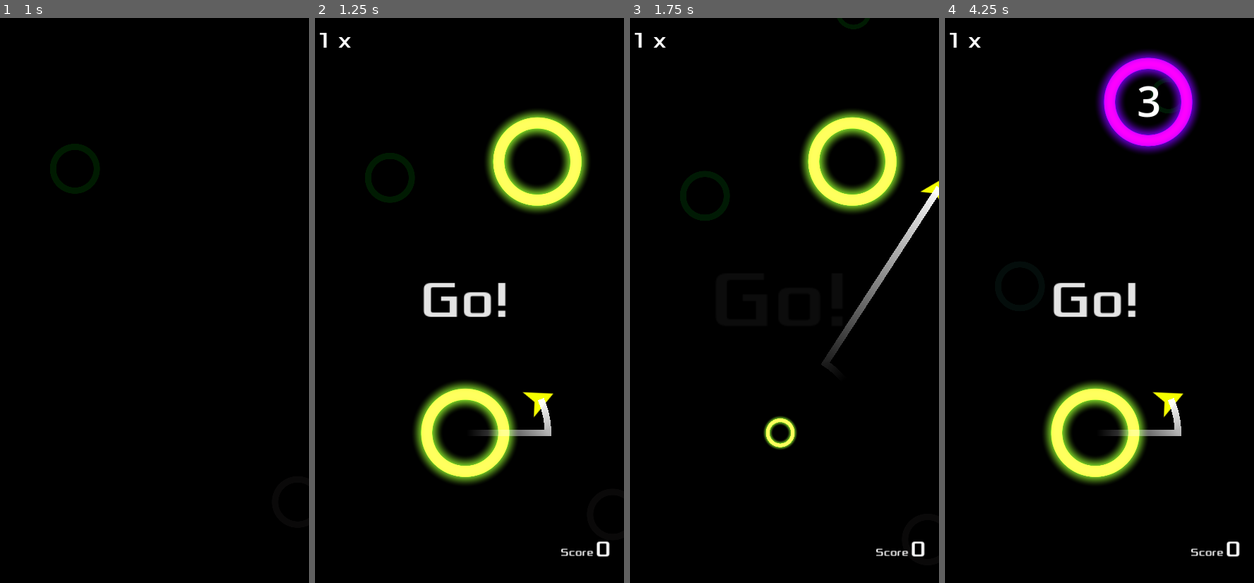
Above: before the commit, frames 1-4 (left to right).
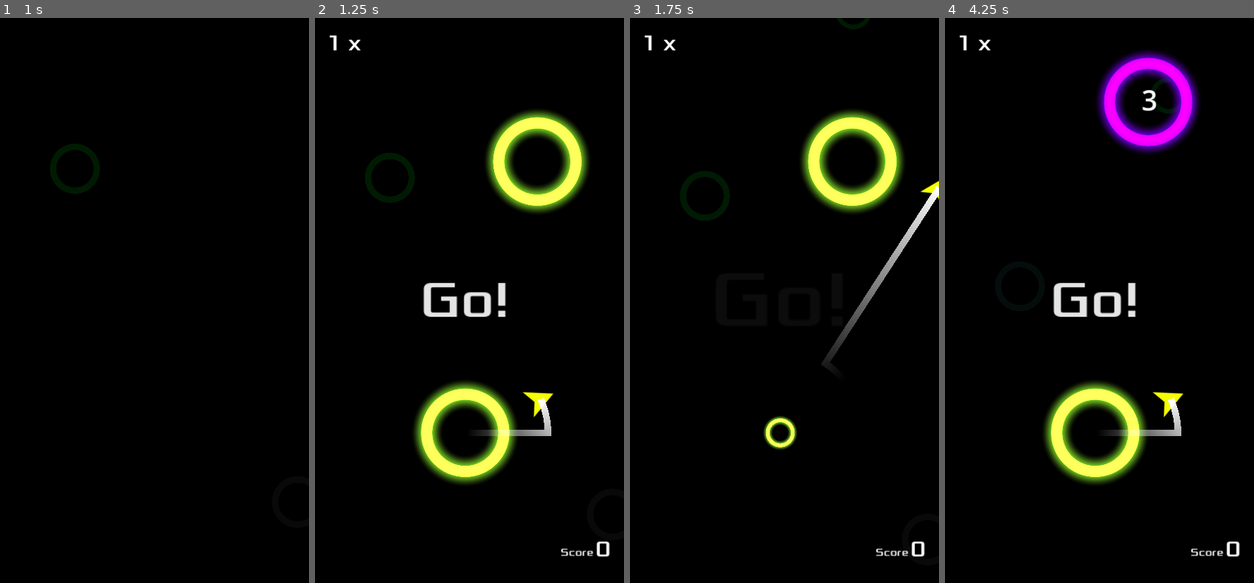
Above: after the commit, the same moments.

Repository: jrenato/circle_jump
Game: Godot game, scene res://Game/main.tscn
Same seed, same stepped clock (60 frames per second), same inputs: the game is played once before the commit and once after it. Sound files missing from this copy of the repository are replaced by a short silence.
Inputs (mouse positions are in pixels of both pictures, inside the frame that each line leads up to):
- Up to frame 1 (1 s): click "Start" at 0.5 s
- Up to frame 2 (1.25 s): no input
- Up to frame 3 (1.75 s): tap Enter at 1.25 s; move the mouse to (849, 272) at 1.27 s; hold Right (ui_right) from 1.28 s (still down); hold Ctrl from 1.28 s (still down); click (849, 272) at 1.42 s
- Up to frame 4 (4.25 s): release Right (ui_right) at 2 s; release Ctrl at 2 s; drag from (1031, 328) to (1167, 159) at 2.02 s; move the mouse to (1127, 176) at 2.77 s; hold Right (ui_right) 2.78-3.5 s; tap Z at 2.85 s; click "Retry" at 3.5 s

Frame 1 is identical in both runs. In frame 2, 0.2% of the frame differs, in the area x 1-15%, y 2-6%; in frame 3, 0.2%; in frame 4, 0.4%, in the area x 1-70%, y 2-18%.

Commit message:
Improved score and bonus display

Diff:
--- a/GUI/HUD/hud.gd
+++ b/GUI/HUD/hud.gd
@@ -1,4 +1,11 @@
 extends Control
+
+var score: int:
+	set(value):
+		score = value
+		tween_step(value)
+
+var score_tween: Tween
 
 @onready var score_box: MarginContainer = %ScoreBox
 @onready var score_label: Label = %ScoreLabel
@@ -15,8 +22,18 @@
 	message_animation_player.play("show_message")
 
 
-func update_score(score: int) -> void:
-	score_label.text = str(score)
+func update_score(current_score: int, added_score: int) -> void:
+	score = current_score
+	if score_tween:
+		score_tween.kill()
+	score_tween = create_tween()
+	score_tween.tween_property(self, "score", added_score, 0.25)\
+		.set_trans(Tween.TRANS_LINEAR)\
+		.set_ease(Tween.EASE_IN_OUT)
+
+
+func tween_step(value: int):
+	score_label.text = str(value)
 
 
 func update_bonus(bonus: int) -> void:
--- a/GUI/HUD/hud.tscn
+++ b/GUI/HUD/hud.tscn
@@ -10,9 +10,13 @@
 [sub_resource type="LabelSettings" id="LabelSettings_l2qto"]
 font = ExtResource("1_jrovp")
 
+[sub_resource type="LabelSettings" id="LabelSettings_hx230"]
+font = ExtResource("1_jrovp")
+font_size = 32
+
 [sub_resource type="LabelSettings" id="LabelSettings_nrd11"]
 font = ExtResource("1_jrovp")
-font_size = 32
+font_size = 64
 
 [sub_resource type="Animation" id="Animation_708op"]
 length = 0.001
@@ -51,59 +55,6 @@
 "transitions": PackedFloat32Array(1),
 "update": 0,
 "values": [Vector2(1, 1)]
-}
-tracks/3/type = "value"
-tracks/3/imported = false
-tracks/3/enabled = true
-tracks/3/path = NodePath("BonusLabel:label_settings:font_color")
-tracks/3/interp = 1
-tracks/3/loop_wrap = true
-tracks/3/keys = {
-"times": PackedFloat32Array(0),
-"transitions": PackedFloat32Array(1),
-"update": 0,
-"values": [Color(1, 1, 1, 1)]
-}
-tracks/4/type = "value"
-tracks/4/imported = false
-tracks/4/enabled = true
-tracks/4/path = NodePath("BonusLabel:scale")
-tracks/4/interp = 1
-tracks/4/loop_wrap = true
-tracks/4/keys = {
-"times": PackedFloat32Array(0),
-"transitions": PackedFloat32Array(1),
-"update": 0,
-"values": [Vector2(1, 1)]
-}
-
-[sub_resource type="Animation" id="Animation_w2wex"]
-resource_name = "bonus"
-length = 0.15
-step = 0.01
-tracks/0/type = "value"
-tracks/0/imported = false
-tracks/0/enabled = true
-tracks/0/path = NodePath("BonusLabel:label_settings:font_color")
-tracks/0/interp = 1
-tracks/0/loop_wrap = true
-tracks/0/keys = {
-"times": PackedFloat32Array(0, 0.07, 0.15),
-"transitions": PackedFloat32Array(1, 1, 1),
-"update": 0,
-"values": [Color(1, 1, 1, 1), Color(1, 0, 0, 1), Color(1, 1, 1, 1)]
-}
-tracks/1/type = "value"
-tracks/1/imported = false
-tracks/1/enabled = true
-tracks/1/path = NodePath("BonusLabel:scale")
-tracks/1/interp = 1
-tracks/1/loop_wrap = true
-tracks/1/keys = {
-"times": PackedFloat32Array(0, 0.07, 0.15),
-"transitions": PackedFloat32Array(1, 1, 1),
-"update": 0,
-"values": [Vector2(1, 1), Vector2(1.5, 1.5), Vector2(1, 1)]
 }
 
 [sub_resource type="Animation" id="Animation_k6gf0"]
@@ -178,9 +129,70 @@
 [sub_resource type="AnimationLibrary" id="AnimationLibrary_g3pj3"]
 _data = {
 "RESET": SubResource("Animation_708op"),
-"bonus": SubResource("Animation_w2wex"),
 "init": SubResource("Animation_k6gf0"),
 "show_message": SubResource("Animation_uca6p")
+}
+
+[sub_resource type="Animation" id="Animation_v5lik"]
+length = 0.001
+tracks/0/type = "value"
+tracks/0/imported = false
+tracks/0/enabled = true
+tracks/0/path = NodePath("BonusLabel:label_settings:font_color")
+tracks/0/interp = 1
+tracks/0/loop_wrap = true
+tracks/0/keys = {
+"times": PackedFloat32Array(0),
+"transitions": PackedFloat32Array(1),
+"update": 0,
+"values": [Color(1, 1, 1, 1)]
+}
+tracks/1/type = "value"
+tracks/1/imported = false
+tracks/1/enabled = true
+tracks/1/path = NodePath("BonusLabel:scale")
+tracks/1/interp = 1
+tracks/1/loop_wrap = true
+tracks/1/keys = {
+"times": PackedFloat32Array(0),
+"transitions": PackedFloat32Array(1),
+"update": 0,
+"values": [Vector2(1, 1)]
+}
+
+[sub_resource type="Animation" id="Animation_wamif"]
+resource_name = "bonus"
+length = 0.3
+step = 0.01
+tracks/0/type = "value"
+tracks/0/imported = false
+tracks/0/enabled = true
+tracks/0/path = NodePath("BonusLabel:label_settings:font_color")
+tracks/0/interp = 1
+tracks/0/loop_wrap = true
+tracks/0/keys = {
+"times": PackedFloat32Array(0, 0.15, 0.3),
+"transitions": PackedFloat32Array(1, 1, 1),
+"update": 0,
+"values": [Color(1, 1, 1, 1), Color(1, 0, 0, 1), Color(1, 1, 1, 1)]
+}
+tracks/1/type = "value"
+tracks/1/imported = false
+tracks/1/enabled = true
+tracks/1/path = NodePath("BonusLabel:scale")
+tracks/1/interp = 1
+tracks/1/loop_wrap = true
+tracks/1/keys = {
+"times": PackedFloat32Array(0, 0.15, 0.3),
+"transitions": PackedFloat32Array(1, 1, 1),
+"update": 0,
+"values": [Vector2(1, 1), Vector2(1.5, 1.5), Vector2(1, 1)]
+}
+
+[sub_resource type="AnimationLibrary" id="AnimationLibrary_berp3"]
+_data = {
+"RESET": SubResource("Animation_v5lik"),
+"bonus": SubResource("Animation_wamif")
 }
 
 [node name="HUD" type="Control"]
@@ -196,12 +208,15 @@
 unique_name_in_owner = true
 custom_minimum_size = Vector2(0, 50)
 layout_mode = 1
-offset_left = 15.0
-offset_top = 15.0
-offset_right = 460.0
-offset_bottom = 65.0
-size_flags_vertical = 1
-text = "1 x"
+anchors_preset = 10
+anchor_right = 1.0
+offset_left = 30.0
+offset_top = 19.0
+offset_right = -124.0
+offset_bottom = 69.0
+grow_horizontal = 2
+size_flags_vertical = 1
+text = "999 x"
 label_settings = SubResource("LabelSettings_m6s43")
 
 [node name="ScoreBox" type="MarginContainer" parent="."]
@@ -237,7 +252,7 @@
 layout_mode = 2
 size_flags_vertical = 1
 text = "100"
-label_settings = SubResource("LabelSettings_m6s43")
+label_settings = SubResource("LabelSettings_hx230")
 
 [node name="Message" type="Label" parent="."]
 unique_name_in_owner = true
@@ -269,6 +284,5 @@
 [node name="BonusAnimationPlayer" type="AnimationPlayer" parent="."]
 unique_name_in_owner = true
 libraries = {
-"": SubResource("AnimationLibrary_g3pj3")
-}
-autoplay = "init"
+"": SubResource("AnimationLibrary_berp3")
+}
--- a/Game/Circle/circle.tscn
+++ b/Game/Circle/circle.tscn
@@ -161,7 +161,7 @@
 }
 
 [sub_resource type="LabelSettings" id="LabelSettings_o45pg"]
-font_size = 64
+font_size = 42
 
 [node name="Circle" type="Area2D" groups=["circles"]]
 script = ExtResource("1_1qqjh")
--- a/Game/main.gd
+++ b/Game/main.gd
@@ -6,9 +6,9 @@
 var jumper: Jumper
 
 var score: int :
-	set(value):
-		score = value
-		update_score()
+	set(new_score):
+		set_score(score, new_score)
+		score = new_score
 
 var captured_circles: int = 0:
 	set(value):
@@ -52,10 +52,10 @@
 	AudioManager.play_music("LightPuzzle")
 
 
-func update_score() -> void:
-	hud.update_score(score)
+func set_score(current_score: int, new_score: int) -> void:
+	hud.update_score(current_score, new_score)
 
-	if score > Settings.high_score and not new_high_score:
+	if current_score + new_score > Settings.high_score and not new_high_score:
 		hud.show_message("New Record!")
 		new_high_score = true
 
@@ -70,6 +70,7 @@
 func set_bonus(value: int) -> void:
 	bonus = value
 	hud.update_bonus(bonus)
+
 
 func spawn_jumper() -> void:
 	jumper = jumper_scene.instantiate()
--- a/project.godot
+++ b/project.godot
@@ -21,7 +21,6 @@
 [application]
 
 config/name="Circle Jump"
-config/version="0.0.2"
 run/main_scene="res://Game/main.tscn"
 config/quit_on_go_back=false
 config/features=PackedStringArray("4.2", "Mobile")
@@ -54,6 +53,6 @@
 
 [rendering]
 
-renderer/rendering_method.mobile="gl_compatibility"
+renderer/rendering_method="mobile"
 textures/vram_compression/import_etc2_astc=true
 viewport/hdr_2d=true
Not shown: 1 places in GUI/HUD/hud.tscn that only renumber resources
